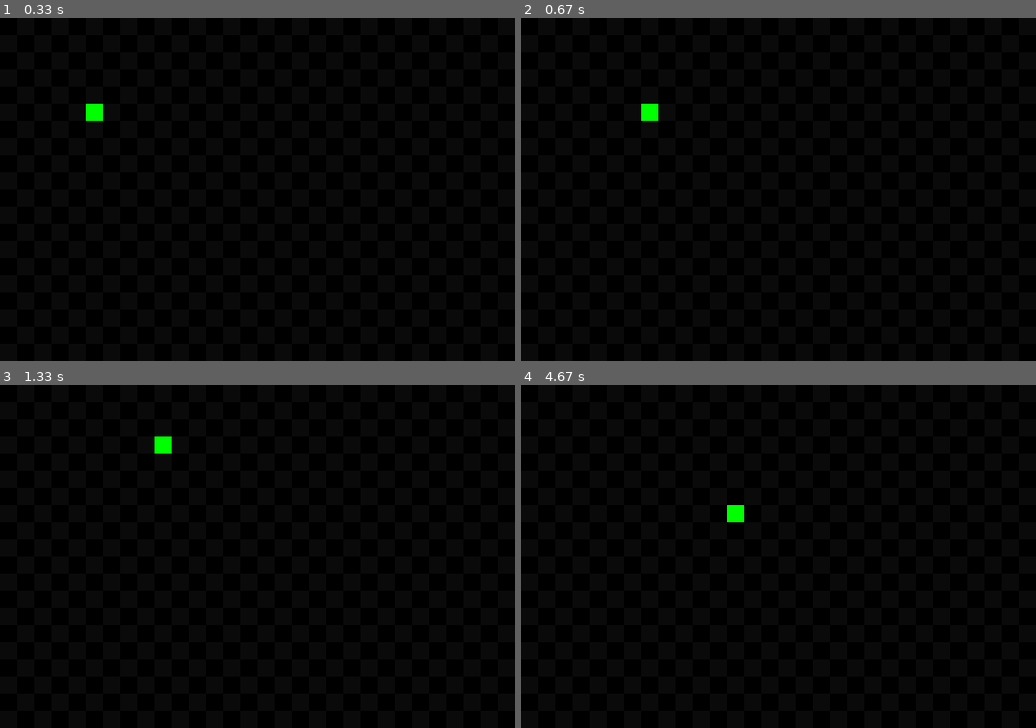
Above: before the commit, frames 1-4 (two rows, left to right).
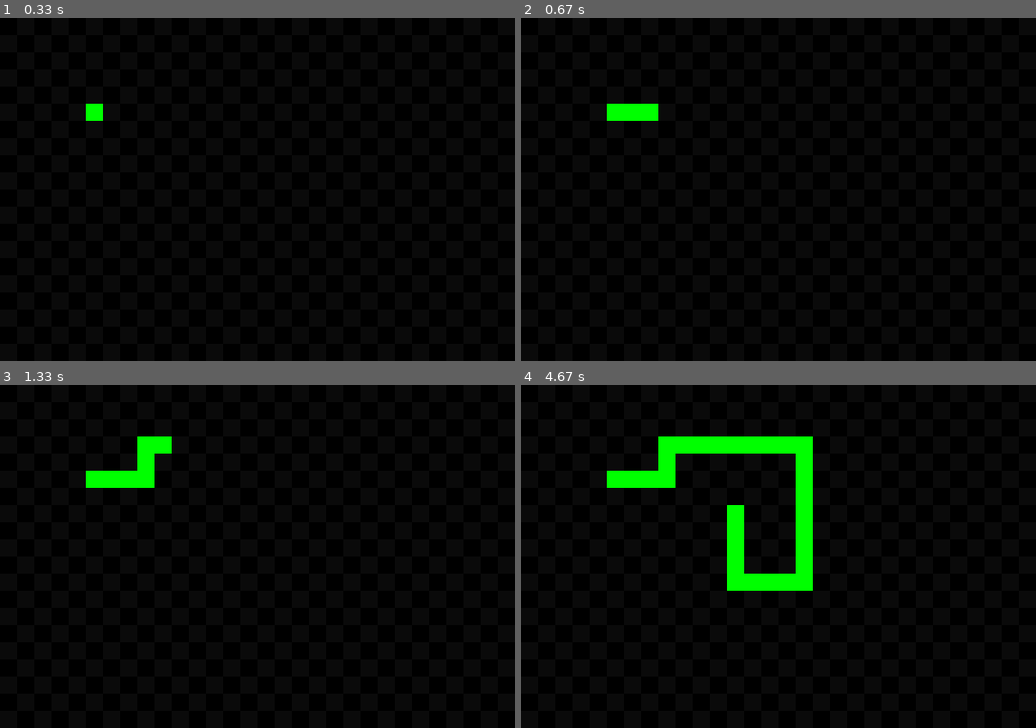
Above: after the commit, the same moments.

Repository: LinusZetterman/Pygame
Game: pygame game, started from Snake/Snake.py
Same seed, same stepped clock (60 frames per second), same inputs: the game is played once before the commit and once after it.
Inputs:
- Up to frame 1 (0.33 s): no input
- Up to frame 2 (0.67 s): hold Right from 0.33 s (still down)
- Up to frame 3 (1.33 s): release Right at 0.8 s; hold Up 0.83-1.17 s; hold Right from 1.2 s (still down)
- Up to frame 4 (4.67 s): release Right at 1.67 s; hold Down 2.27-2.67 s; hold Up 2.7-3.1 s; hold Left 3.57-4.03 s; hold Up 4.07-4.47 s

Frame 1 is identical in both runs. In frame 2, 0.3% of the frame differs, in the area x 16-24%, y 25-30%; in frame 3, 1.0%; in frame 4, 4.8%, in the area x 16-57%, y 15-60%.

Commit message:
Integrated head into tiles

Diff:
--- a/Snake/Snake.py
+++ b/Snake/Snake.py
@@ -33,14 +33,20 @@
 
     tiles = origTiles
 
+def updateTiles (x, y):
+    if x == head["x"] and y == head["y"]:
+        tiles[x][y] = 3
+
 def drawDisplay():
     for x in range(len(tiles)):
         for y in range(len(tiles[x])):
-            print(x, y)
+            updateTiles(x, y)
             if tiles[x][y] == 0:
                 display.set_at((x, y), (0, 0, 0))
             if tiles[x][y] == 1:
                 display.set_at((x, y), (10, 10, 10))
+            if tiles[x][y] == 3:
+                display.set_at((x, y), (0, 255, 0))
 start()
 setCoordinates()
 
@@ -78,8 +84,6 @@
 
     drawDisplay()
 
-    display.set_at((head["x"], head["y"]), (0, 255, 0))
-
     surf = pygame.transform.scale(display, (600, 400), win)
     win.blit(surf, (0, 0))
 
